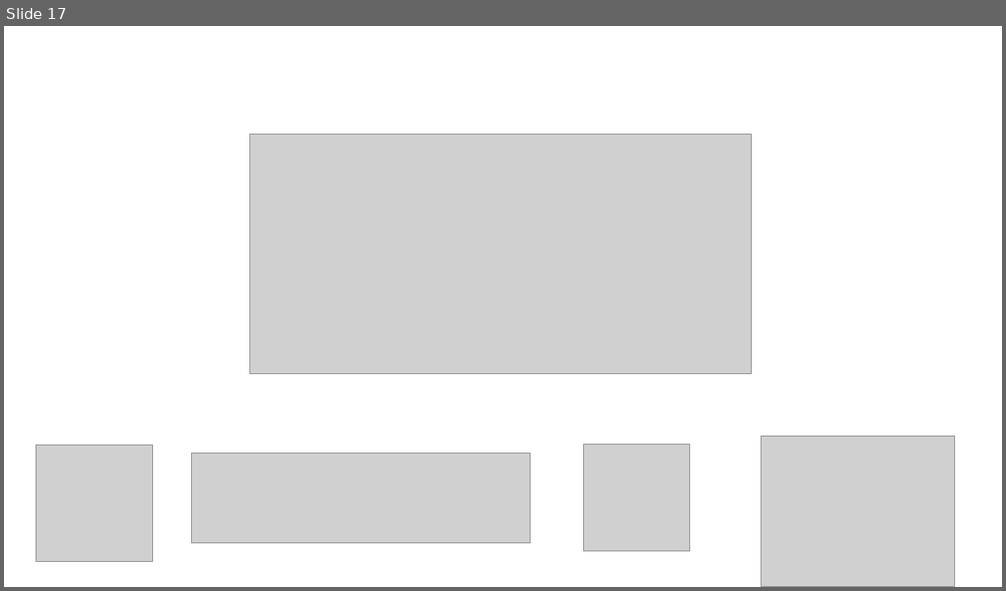
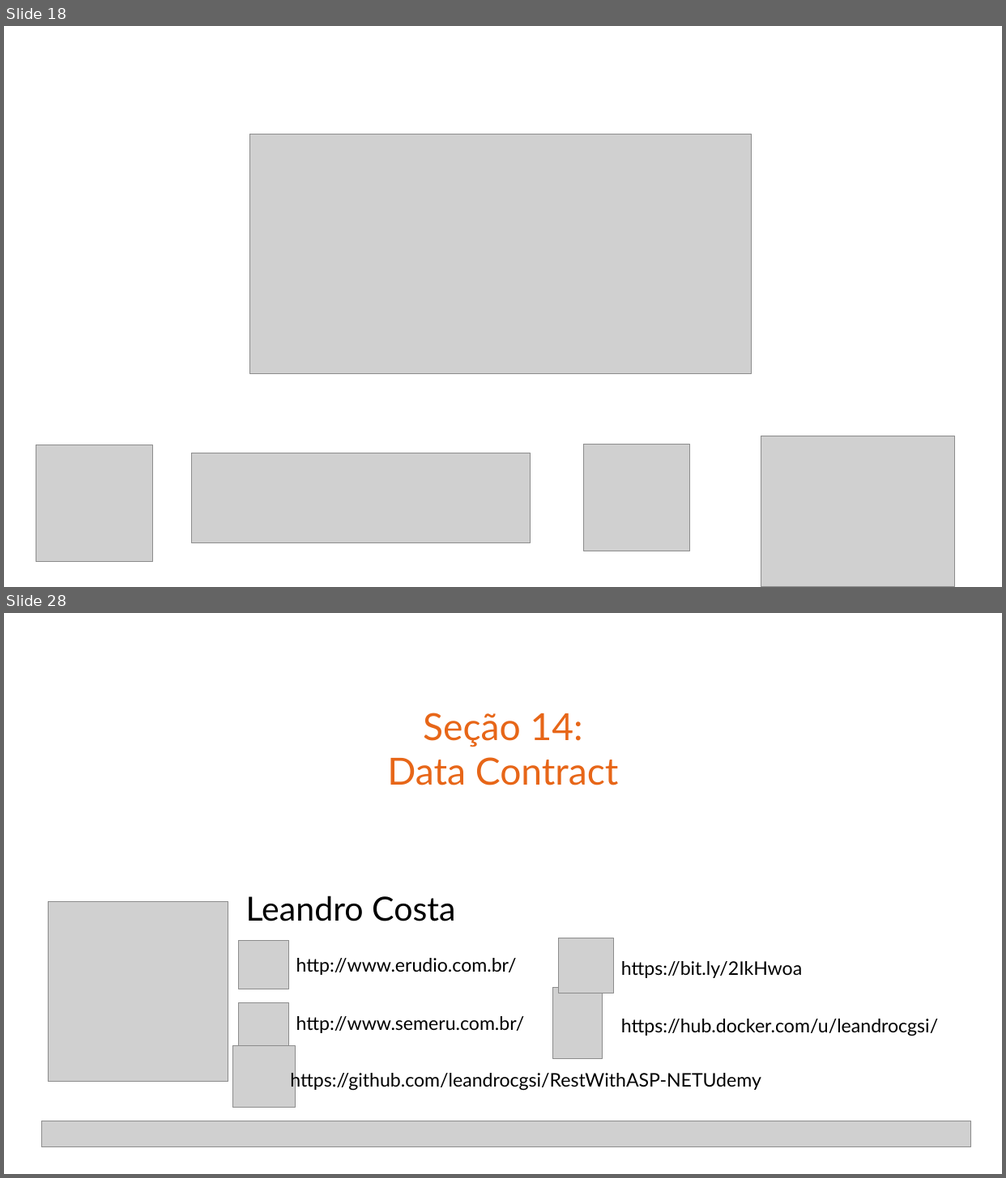
Before and after one commit to leandrocgsi/RestWithASP-NETUdemy, a slide deck: Documents/Building Modern RESTFul API's With ASP.NET Core - Architectural Overview.pptx. Shown one above the other, each under a label of ours: slide 17 before the commit, slides 18 and 28 after it; the slides between them are not shown. The pictures are 1006x591 and 1006x1178 pixels, drawn with LibreOffice and Linux fonts; fonts in the diff are those of the drawing; grey boxes stand for pictures. Boxes give left, top, right and bottom in pixels: in the first picture for what was removed or moved away, otherwise in the second. Text is boxed around its words. In the diff, an @@ line names an element or a change of style, - is before the commit and + after.

```diff
--- a/Documents/Building Modern RESTFul API's With ASP.NET Core - Architectural Overview.pptx
+++ b/Documents/Building Modern RESTFul API's With ASP.NET Core - Architectural Overview.pptx
@@ slide 28 added at (4,613,1002,1174), background #FFFFFF @@
@@ title added at (387,713,619,786), 36 pt, text #E76618 @@
+Seção 14:
+Data Contract
@@ picture added at (48,902,228,1082) @@
@@ text added at (246,896,455,922), 32 pt, text #000000 @@
+Leandro Costa
@@ picture added at (238,941,288,990) @@
@@ picture added at (559,939,614,994) @@
@@ text added at (296,958,517,975), 18 pt, text #000000 @@
+http://www.erudio.com.br/
@@ text added at (621,961,802,978), 18 pt, text #000000 @@
+https://bit.ly/2IkHwoa
@@ picture added at (552,988,602,1059) @@
@@ picture added at (238,1003,288,1052) @@
@@ text added at (296,1016,525,1033), 18 pt, text #000000 @@
+http://www.semeru.com.br/
@@ text added at (621,1019,938,1037), 18 pt, text #000000 @@
+https://hub.docker.com/u/leandrocgsi/
@@ picture added at (233,1046,296,1108) @@
@@ text added at (290,1071,761,1092), 18 pt, text #000000 @@
+https://github.com/leandrocgsi/RestWithASP-NETUdemy
@@ picture added at (41,1122,970,1148) @@
@@ what was slide 17 is now slide 18 @@
```
Also in this commit, not shown: 3 slides changed, 35 other slides added, 12 slides removed.
